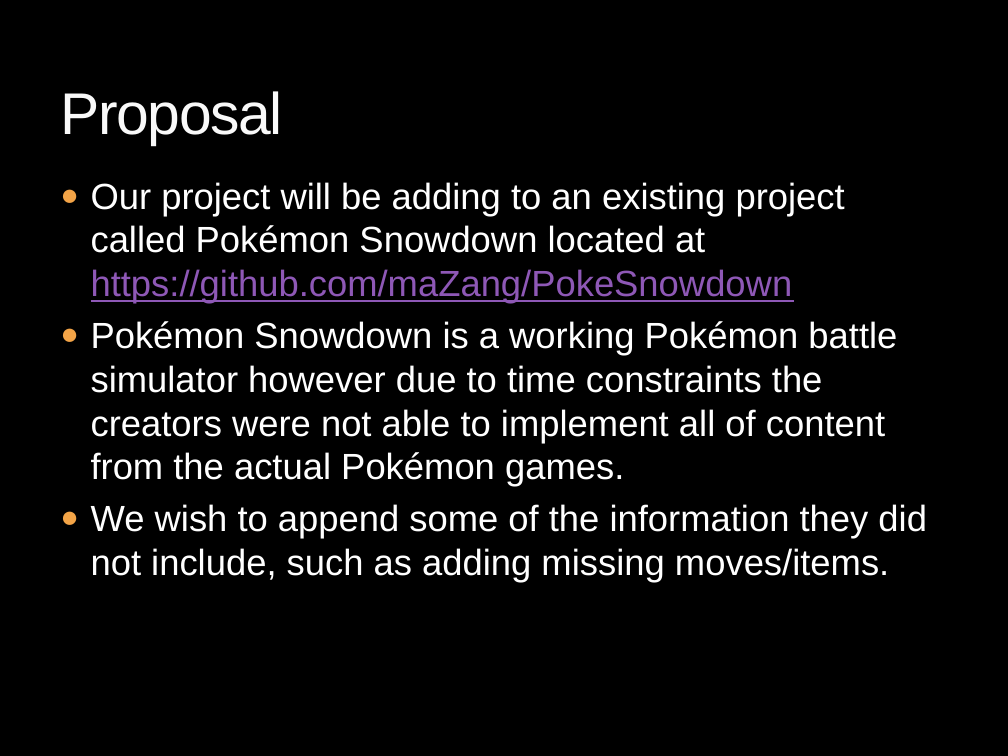
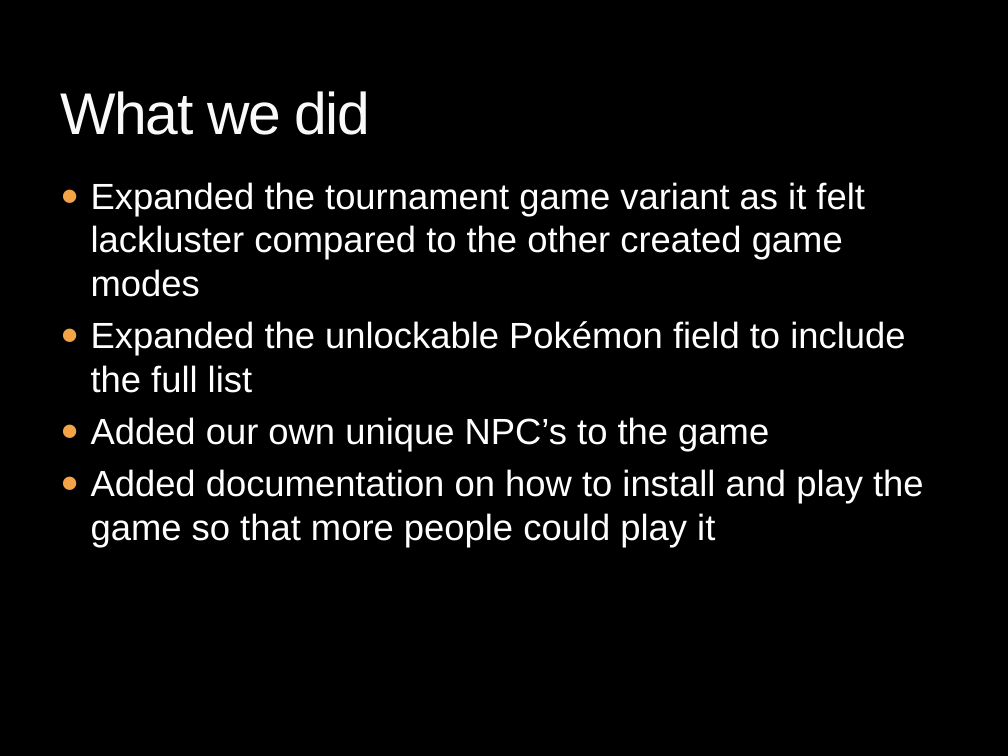
Before and after one commit to maZang/PokeSnowdown, a slide deck: slide 4 of final_presentation.pptx (slide 3 before the commit). Drawn at 1008x756 pixels with LibreOffice and Linux fonts; fonts in the diff are those of the drawing; background and template pictures are left out. Boxes give left, top, right and bottom in pixels: in the first picture for what was removed or moved away, otherwise in the second. Text is boxed around its words. In the diff, an @@ line names an element or a change of style, - is before the commit and + after.

```diff
--- a/final_presentation.pptx
+++ b/final_presentation.pptx
@@ title at [60, 91, 370, 135]: text changed @@
-Proposal
+What we did
@@ text at [91, 182, 924, 547]: text changed @@
-● Our project will be adding to an existing project called Pokémon Snowdown located at https://github.com/maZang/PokeSnowdown
-● Pokémon Snowdown is a working Pokémon battle simulator however due to time constraints the creators were not able to implement all of content from the actual Pokémon games.
-● We wish to append some of the information they did not include, such as adding missing moves/items.
+● Expanded the tournament game variant as it felt lackluster compared to the other created game modes
+● Expanded the unlockable Pokémon field to include the full list
+● Added our own unique NPC’s to the game
+● Added documentation on how to install and play the game so that more people could play it
```
Also in this commit, not shown: 1 other slide changed, 3 slides added, 6 slides removed.
